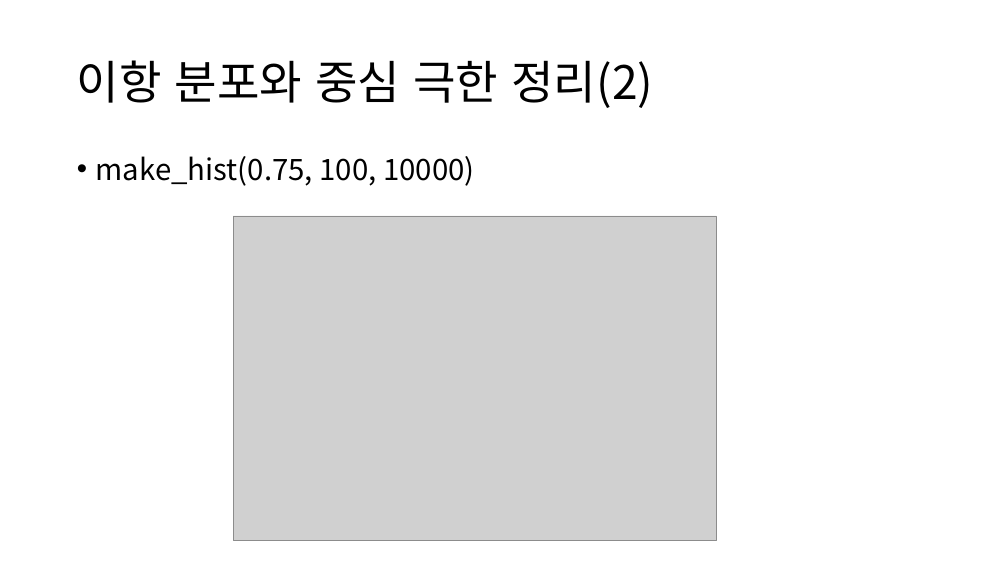
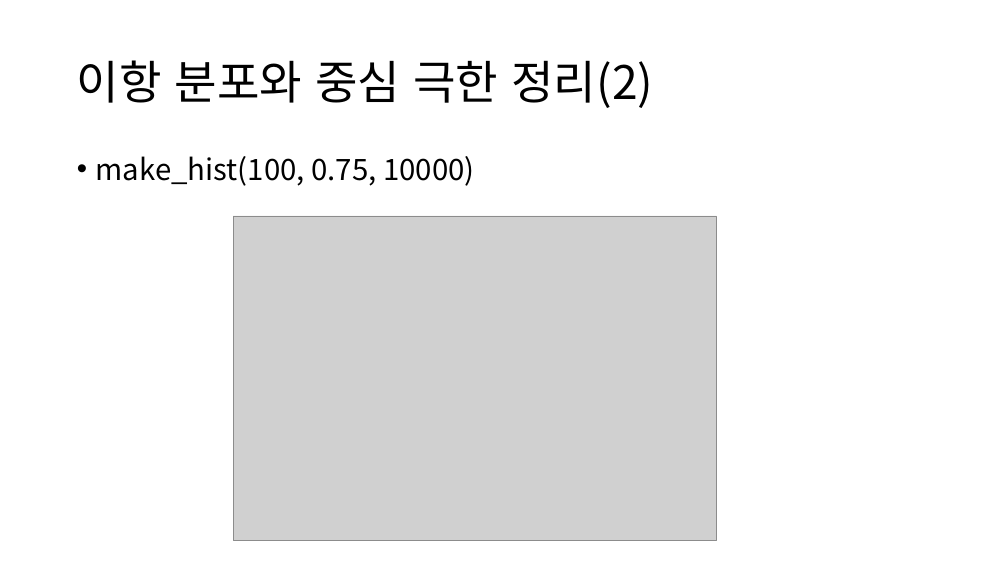
Before and after one commit to ksublee/SPuP, a slide deck: slide 19 of ppt/Python_9_Probability.pptx. Drawn at 1008x567 pixels with LibreOffice and Linux fonts; fonts in the diff are those of the drawing; grey boxes stand for pictures. Boxes give left, top, right and bottom in pixels: in the first picture for what was removed or moved away, otherwise in the second. Text is boxed around its words. In the diff, an @@ line names an element or a change of style, - is before the commit and + after.

```diff
--- a/ppt/Python_9_Probability.pptx
+++ b/ppt/Python_9_Probability.pptx
@@ text at (96,156,474,186): text changed @@
-• make_hist(0.75, 100, 10000)
+• make_hist(100, 0.75, 10000)
```
Also in this commit, not shown: 2 other slides changed, 1 other file.
